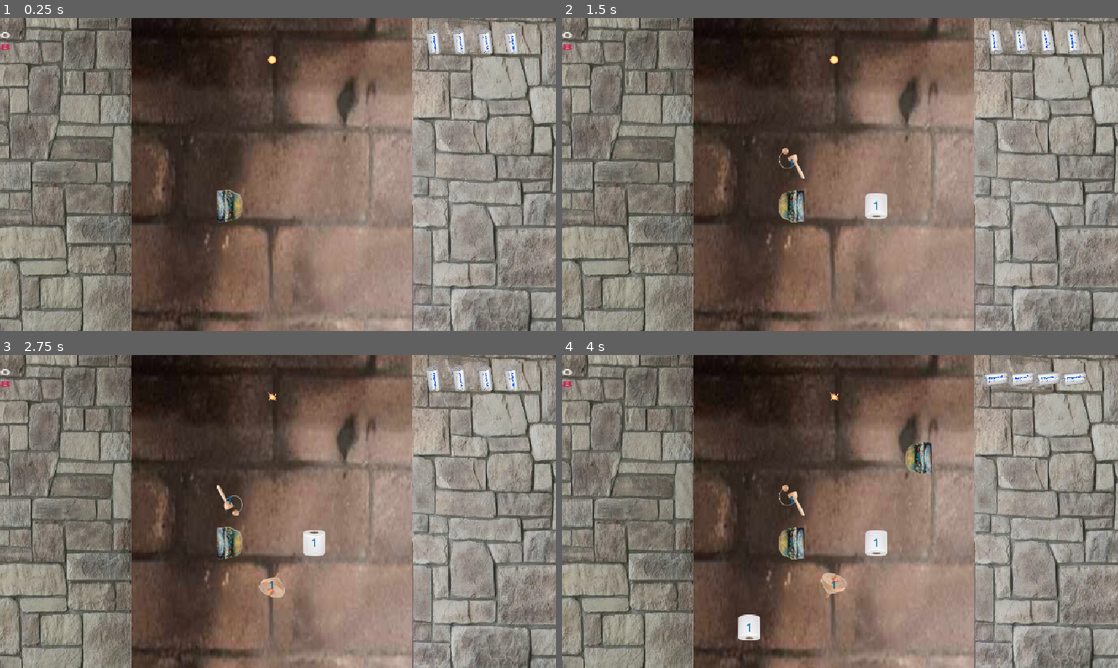
Above: before the commit, frames 1-4 (two rows, left to right).
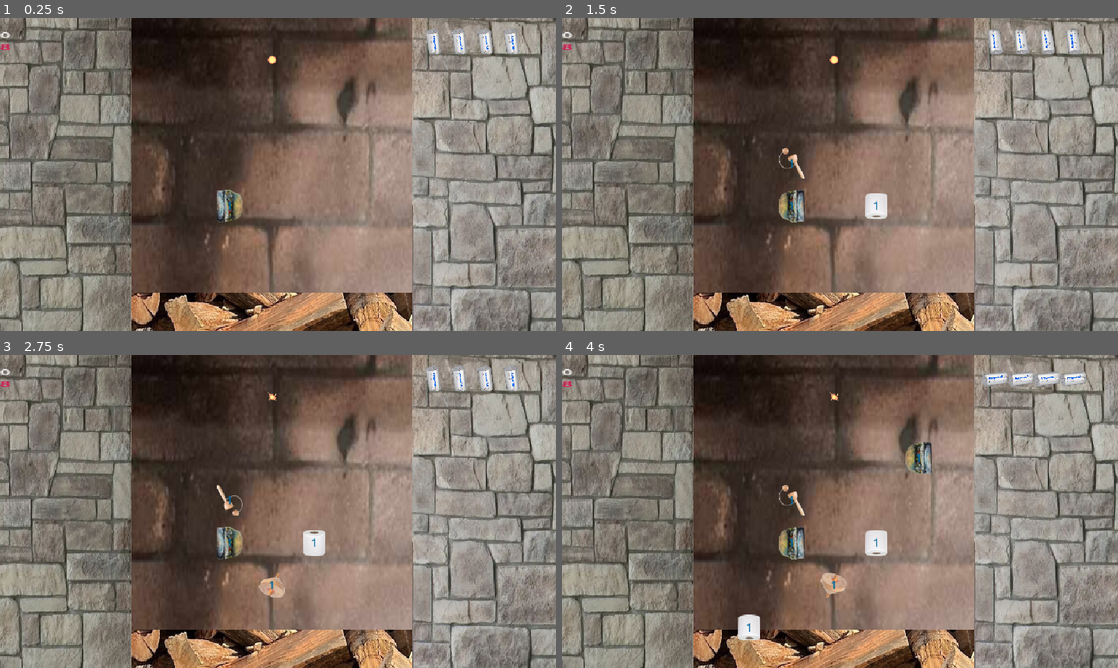
Above: after the commit, the same moments.

Repository: xXDzepniXx/gamejam_ember_number_go_up
Game: Godot game, scene res://World/root.tscn
Same seed, same stepped clock (60 frames per second), same inputs: the game is played once before the commit and once after it.
Inputs (mouse positions are in pixels of both pictures, inside the frame that each line leads up to):
- Up to frame 1 (0.25 s): no input
- Up to frame 2 (1.5 s): move the mouse to (962, 158) at 0.52 s; click (962, 158) at 0.6 s; move the mouse to (728, 190) at 1.27 s; right-click (728, 190) at 1.35 s
- Up to frame 3 (2.75 s): move the mouse to (333, 442) at 2.02 s; click (333, 442) at 2.1 s
- Up to frame 4 (4 s): move the mouse to (812, 574) at 2.77 s; right-click (812, 574) at 2.85 s; move the mouse to (1006, 558) at 3.52 s; click (1006, 558) at 3.6 s

The runs differ from the first frame. In frame 1, 5.9% of the frame differs, in the area x 23-75%, y 87-100%; in frame 2, 5.9%; in frame 3, 5.9%; in frame 4, 5.8%.

Commit message:
art_test2

Diff:
--- a/World/root.tscn
+++ b/World/root.tscn
@@ -1,9 +1,10 @@
-[gd_scene load_steps=75 format=3 uid="uid://csi33qbyus6gc"]
+[gd_scene load_steps=76 format=3 uid="uid://csi33qbyus6gc"]
 
 [ext_resource type="PackedScene" uid="uid://crf6g8mlv30d" path="res://Ember/PlayerEmber.tscn" id="1_e00ev"]
 [ext_resource type="Script" uid="uid://fxoleu5kdykd" path="res://World/root.gd" id="1_ildyn"]
-[ext_resource type="Texture2D" uid="uid://cf4mcbk0a2cwd" path="res://Ember/wall.png" id="3_4vppc"]
+[ext_resource type="Texture2D" uid="uid://cf4mcbk0a2cwd" path="res://Art/wall.png" id="3_4vppc"]
 [ext_resource type="Texture2D" uid="uid://bb3pqmf6g5d3v" path="res://Art/apple2.png" id="3_pxso2"]
+[ext_resource type="Texture2D" uid="uid://kgdmmfvrrnev" path="res://Art/firewood.png" id="3_rhqam"]
 [ext_resource type="Texture2D" uid="uid://b2g5wrbufx7dn" path="res://Art/apple3.png" id="4_l1lgv"]
 [ext_resource type="Texture2D" uid="uid://chww4ho07ucj4" path="res://Art/apple4.png" id="5_yvvis"]
 [ext_resource type="Texture2D" uid="uid://b5qbkdcetdx2t" path="res://Art/apple.png" id="6_8viqu"]
@@ -39,7 +40,7 @@
 [ext_resource type="Texture2D" uid="uid://cq5h6hd16nkep" path="res://Art/lithium4.png" id="30_ag2xf"]
 [ext_resource type="Texture2D" uid="uid://b8yxukpn7p8g3" path="res://Art/lithium.png" id="31_7q3gh"]
 [ext_resource type="AudioStream" uid="uid://dg50o54b6f6em" path="res://Sounds/lose.ogg" id="38_smie5"]
-[ext_resource type="Texture2D" uid="uid://c3irt401j8qkd" path="res://burntwall.png" id="40_86oyc"]
+[ext_resource type="Texture2D" uid="uid://c3irt401j8qkd" path="res://Art/burntwall.png" id="40_86oyc"]
 
 [sub_resource type="RectangleShape2D" id="RectangleShape2D_8gepe"]
 size = Vector2(1024, 20)
@@ -285,6 +286,11 @@
 position = Vector2(685.8906, 313.76563)
 scale = Vector2(1.4783299, 2.6242945)
 texture = ExtResource("40_86oyc")
+
+[node name="Firewood" type="Sprite2D" parent="."]
+position = Vector2(573.5, 612.5)
+scale = Vector2(0.84382576, 1.0436894)
+texture = ExtResource("3_rhqam")
 
 [node name="StaticBodyTopWall" type="StaticBody2D" parent="."]
 metadata/_edit_group_ = true
Renamed: Ember/07012018_2.png -> Art/07012018_2.png
Not shown, changed: Art/07012018_2.png.import
Renamed: burntwall.png -> Art/burntwall.png
Not shown, changed: Art/burntwall.png.import
Binary file added: Art/firewood.png
Not shown, added: Art/firewood.png.import
Renamed: Ember/wall.png -> Art/wall.png
Not shown, changed: Art/wall.png.import
